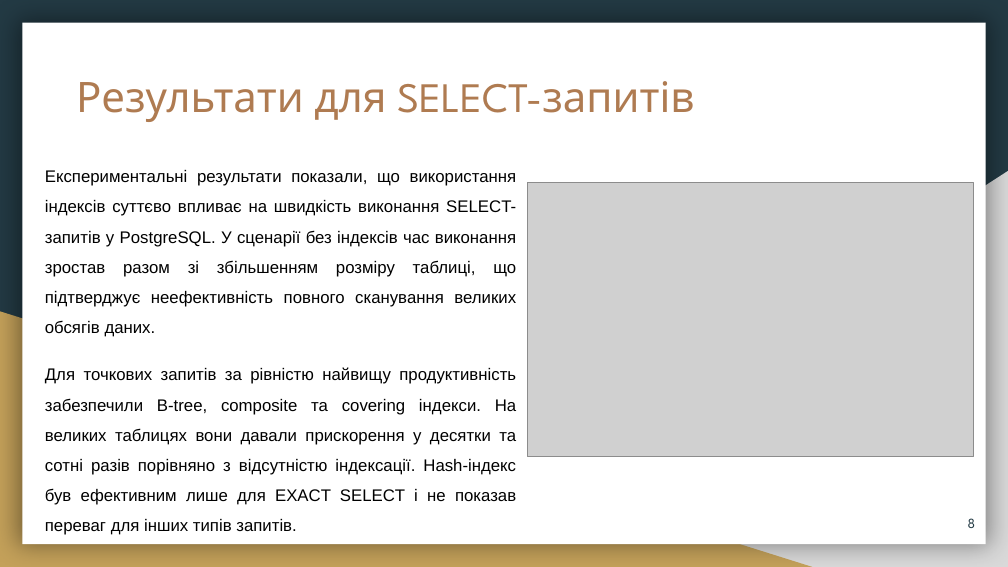
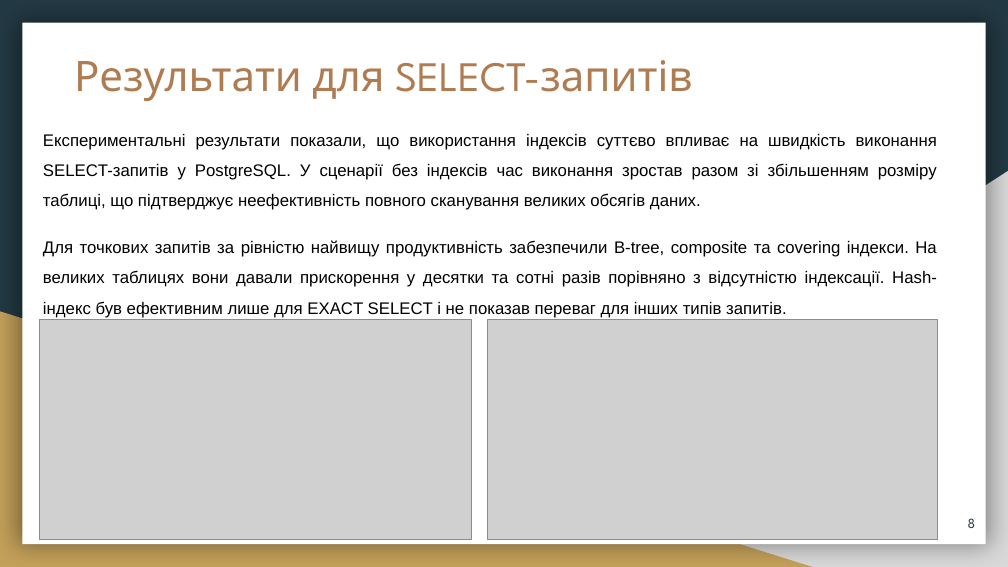
Before and after one commit to yurii-zakharov-cpe/2026_-_-_--24-1_-_-_-, a slide deck: slide 8 of 2026_М_ПІ_ІПЗздм-24-1_Захаров_Ю_Ю.pptx. Drawn at 1008x567 pixels with LibreOffice and Linux fonts; fonts in the diff are those of the drawing; grey boxes stand for pictures. Boxes give left, top, right and bottom in pixels: in the first picture for what was removed or moved away, otherwise in the second. Text is boxed around its words. In the diff, an @@ line names an element or a change of style, - is before the commit and + after.

```diff
--- a/2026_М_ПІ_ІПЗздм-24-1_Захаров_Ю_Ю.pptx
+++ b/2026_М_ПІ_ІПЗздм-24-1_Захаров_Ю_Ю.pptx
@@ title "Результати для SELECT-запитів": place and size @@
-title "Результати для SELECT-запитів" at (76, 81, 694, 122)
+title "Результати для SELECT-запитів" at (74, 60, 692, 101)
@@ text "Експериментальні результати показали, що використання ..." rewrapped from (45, 170, 517, 535) to (43, 134, 937, 318) @@
@@ picture removed at (527, 182, 974, 457) @@
@@ picture added at (39, 320, 471, 539) @@
@@ picture added at (488, 320, 937, 539) @@
```
Also in this commit, not shown: 3 other slides changed, 1 slide added.
